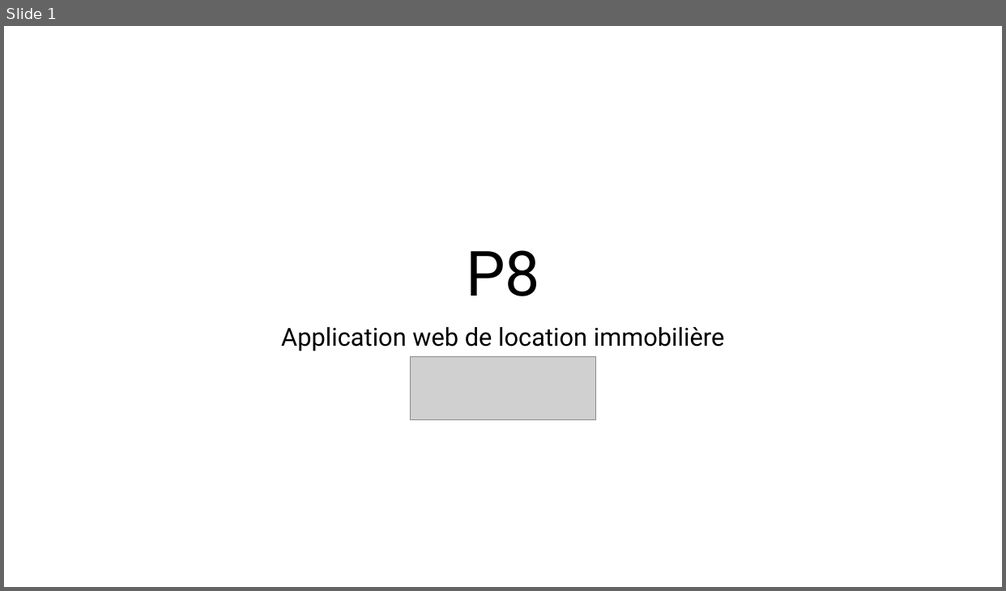
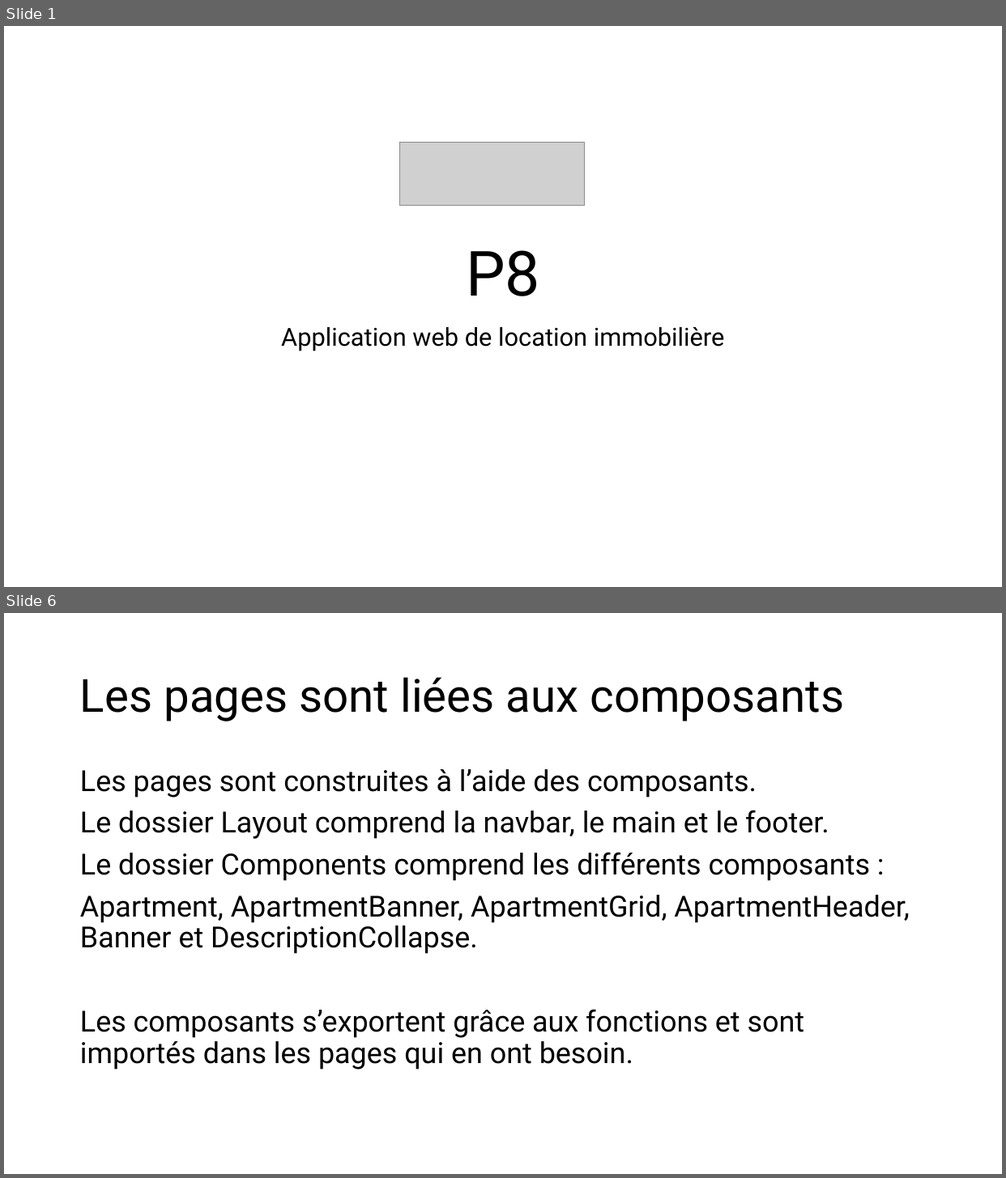
Before and after one commit to DylanMarioGilbert/P8, a slide deck: Présentation soutenance P8.pptx. Shown one above the other, each under a label of ours: slide 1 before the commit, slides 1 and 6 after it; the slides between them are not shown. The pictures are 1006x591 and 1006x1178 pixels, drawn with LibreOffice and Linux fonts; fonts in the diff are those of the drawing; grey boxes stand for pictures. Boxes give left, top, right and bottom in pixels: in the first picture for what was removed or moved away, otherwise in the second. Text is boxed around its words. In the diff, an @@ line names an element or a change of style, - is before the commit and + after.

```diff
--- a/Présentation soutenance P8.pptx
+++ b/Présentation soutenance P8.pptx
@@ slide 6 added at <box>4,613,1002,1174</box>, background #FFFFFF @@
@@ title added at <box>80,677,845,722</box>, 44 pt, text #000000 @@
+Les pages sont liées aux composants
@@ text added at <box>80,769,909,1070</box>, 28 pt, text #000000 @@
+Les pages sont construites à l’aide des composants.
+Le dossier Layout comprend la navbar, le main et le footer.
+Le dossier Components comprend les différents composants :
+Apartment, ApartmentBanner, ApartmentGrid, ApartmentHeader, Banner et DescriptionCollapse.
+Les composants s’exportent grâce aux fonctions et sont importés dans les pages qui en ont besoin.
@@ slide 1 changed as well @@
@@ picture: place and size @@
-picture at <box>411,357,595,420</box>
+picture at <box>399,142,584,206</box>
```
Also in this commit, not shown: 7 other slides added, 4 other files.
